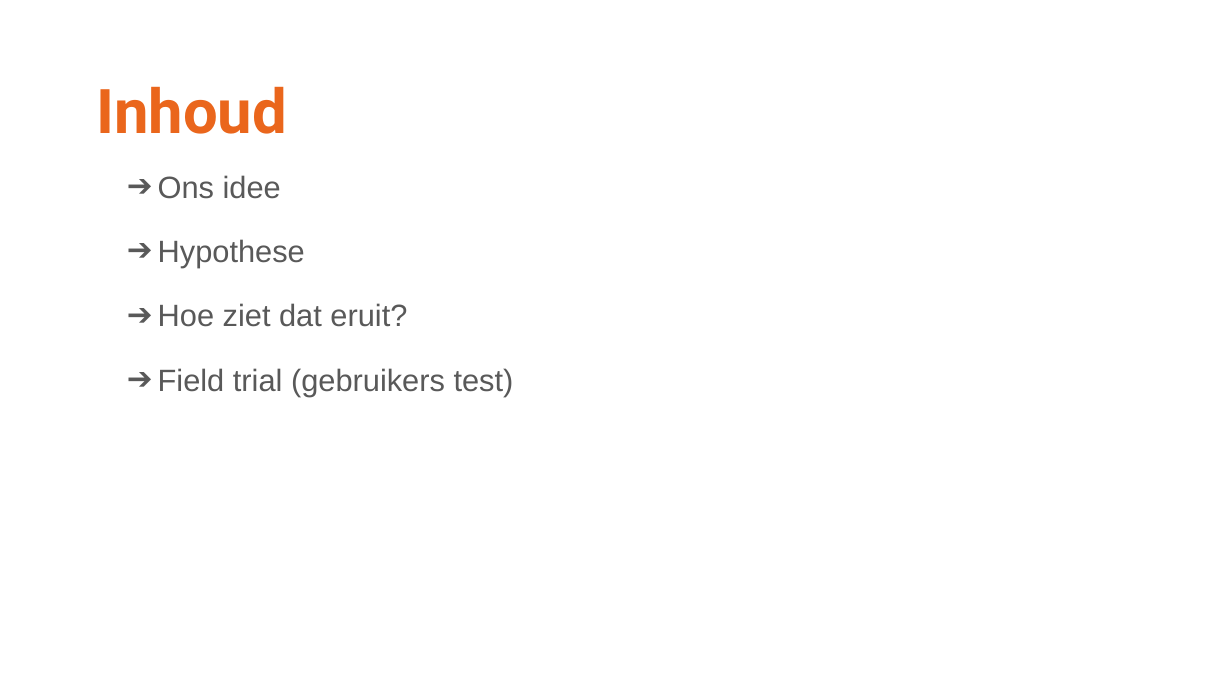
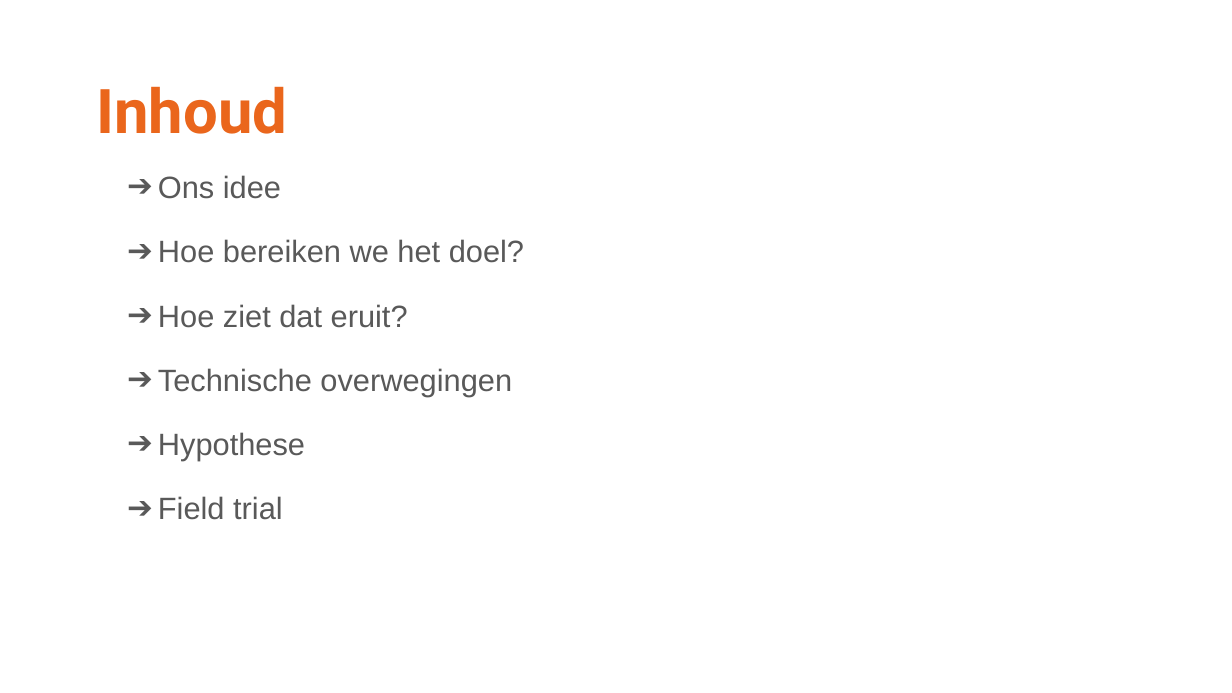
Before and after one commit to Mastermindzh/nj2017-iot-dwa-BurgersZoo1, a slide deck: slide 18 of groepsprocess/Presentaties/Tussenpresentatie (groep 1 & 2).pptx (slide 17 before the commit). Drawn at 1232x693 pixels with LibreOffice and Linux fonts; fonts in the diff are those of the drawing; background and template pictures are left out. Boxes give left, top, right and bottom in pixels: in the first picture for what was removed or moved away, otherwise in the second. Text is boxed around its words. In the diff, an @@ line names an element or a change of style, - is before the commit and + after.

```diff
--- a/groepsprocess/Presentaties/Tussenpresentatie (groep 1 & 2).pptx
+++ b/groepsprocess/Presentaties/Tussenpresentatie (groep 1 & 2).pptx
@@ text at (158,239,524,396): paragraphs added @@
+➔ Hoe bereiken we het doel?
+➔ Hoe ziet dat eruit?
+➔ Technische overwegingen
@@ text at (158,496,283,520): text changed @@
-➔ Hoe ziet dat eruit?
-➔ Field trial (gebruikers test)
+➔ Field trial
```
Also in this commit, not shown: 12 other slides changed, 7 slides added, 1 slide removed, 3 other files.
